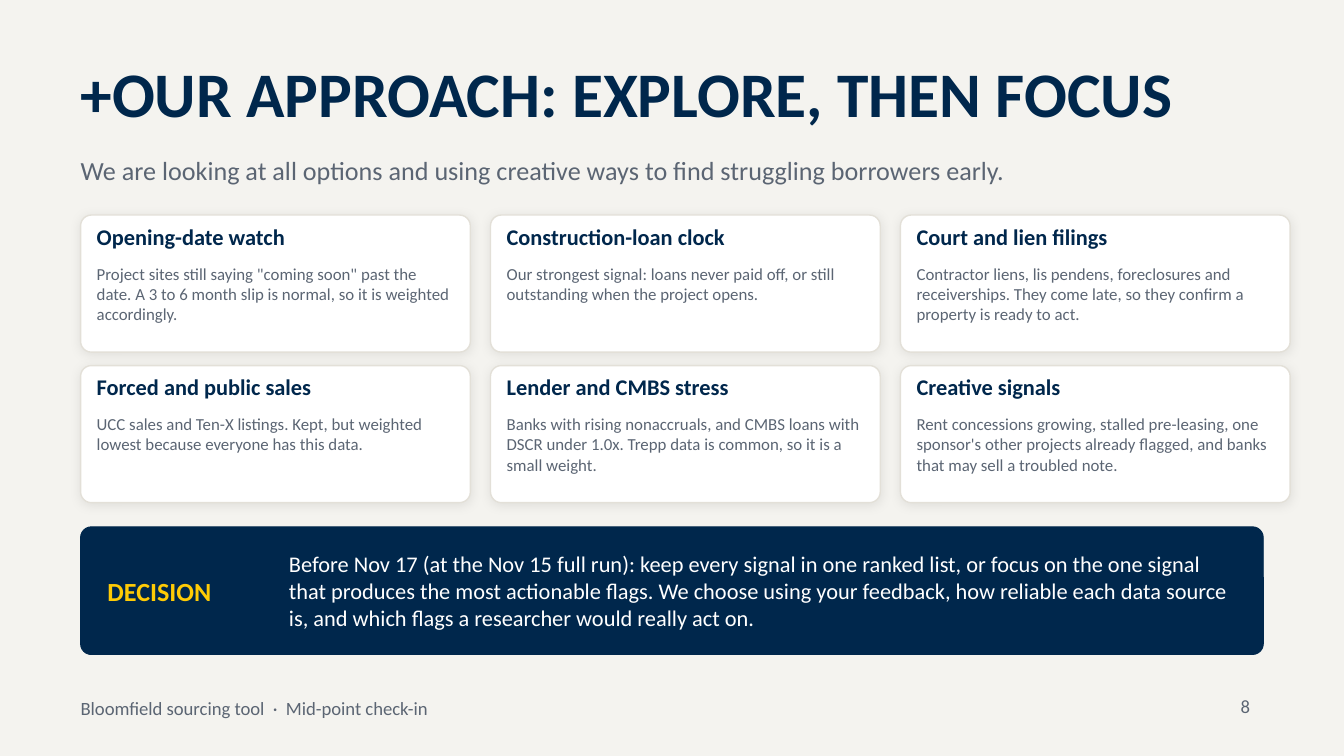
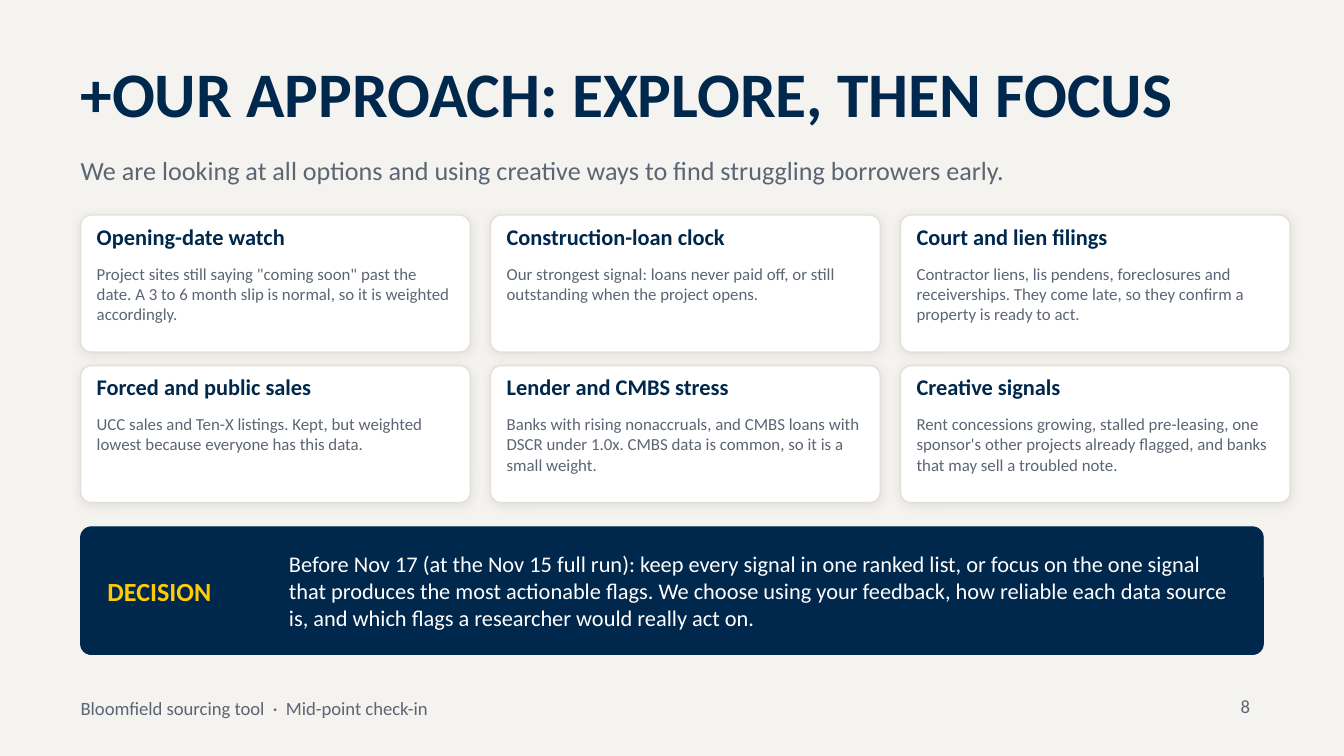
Before and after one commit to MaahikT/Bloomfield-Project-2, a slide deck: slide 8 of pipeline/demo/deck/Bloomfield_Midpoint_Deck.pptx. Drawn at 1344x756 pixels with LibreOffice and Linux fonts; fonts in the diff are those of the drawing. Boxes give left, top, right and bottom in pixels: in the first picture for what was removed or moved away, otherwise in the second. Text is boxed around its words. In the diff, an @@ line names an element or a change of style, - is before the commit and + after.

```diff
--- a/pipeline/demo/deck/Bloomfield_Midpoint_Deck.pptx
+++ b/pipeline/demo/deck/Bloomfield_Midpoint_Deck.pptx
@@ text at <box>507,418,859,474</box>: text changed @@
-Banks with rising nonaccruals, and CMBS loans with DSCR under 1.0x. Trepp data is common, so it is a small weight.
+Banks with rising nonaccruals, and CMBS loans with DSCR under 1.0x. CMBS data is common, so it is a small weight.
```
Also in this commit, not shown: 5 other slides changed, 13 other files.
